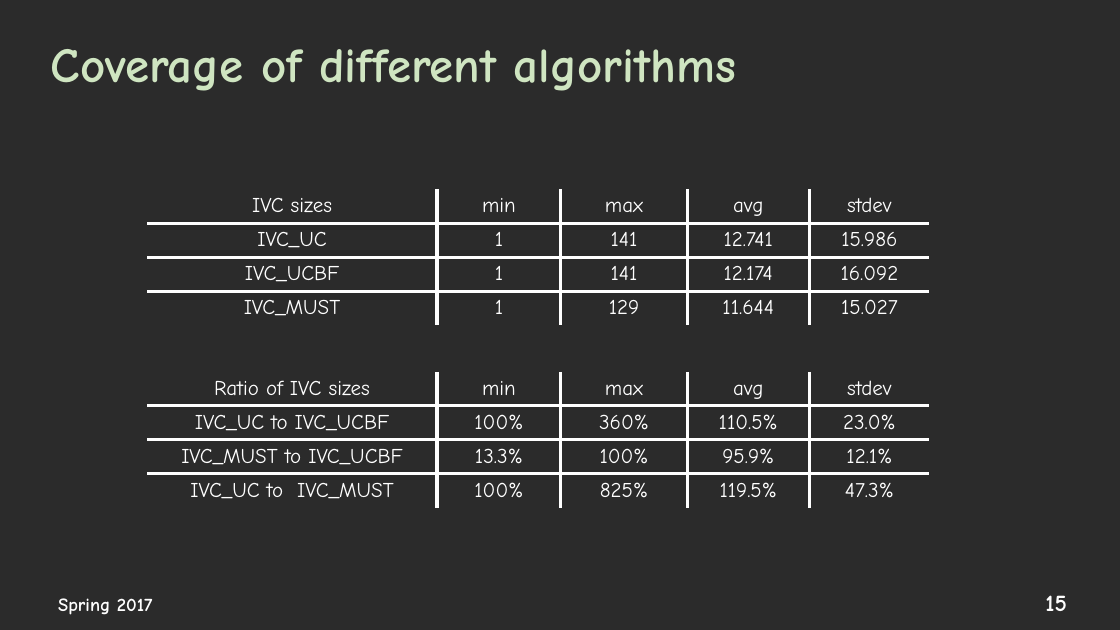
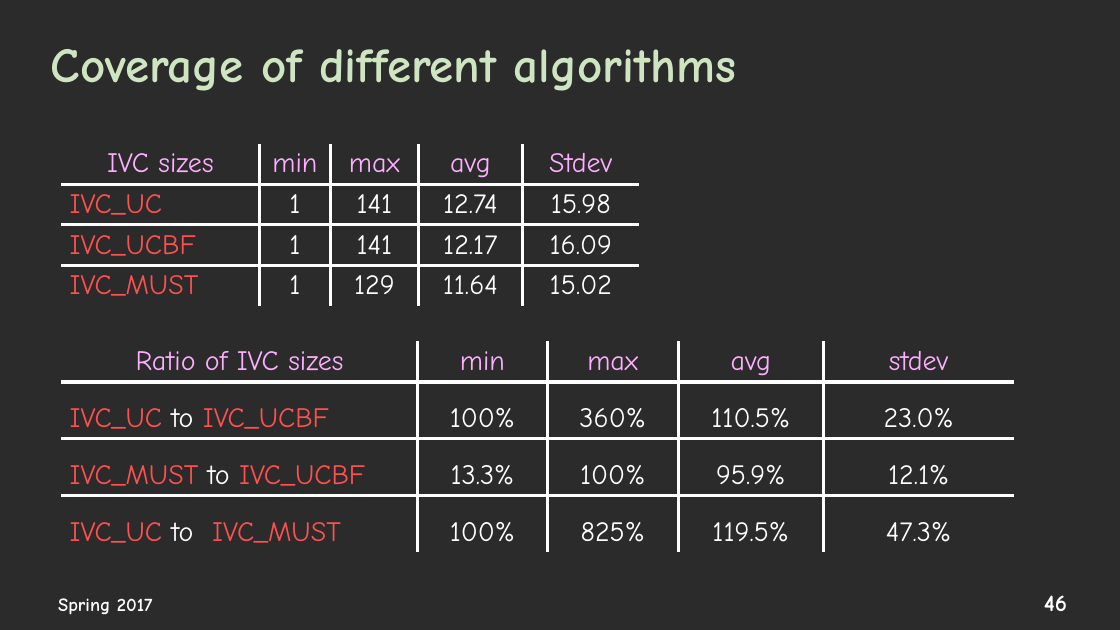
Before and after one commit to elaghs/Working, a slide deck: slide 46 of presentations/WPE_coverage.pptx (slide 15 before the commit). Drawn at 1120x630 pixels with LibreOffice and Linux fonts; fonts in the diff are those of the drawing; background and template pictures are left out; a plain dark background stands for a picture behind light text. Boxes give left, top, right and bottom in pixels: in the first picture for what was removed or moved away, otherwise in the second. Text is boxed around its words. In the diff, an @@ line names an element or a change of style, - is before the commit and + after.

```diff
--- a/presentations/WPE_coverage.pptx
+++ b/presentations/WPE_coverage.pptx
@@ table at bbox=[61, 144, 640, 312] @@
-row 1, column 5: stdev
+row 1, column 5: Stdev
-row 2, column 4: 12.741
+row 2, column 4: 12.74
-row 2, column 5: 15.986
+row 2, column 5: 15.98
-row 3, column 4: 12.174
+row 3, column 4: 12.17
-row 3, column 5: 16.092
+row 3, column 5: 16.09
-row 4, column 4: 11.644
+row 4, column 4: 11.64
-row 4, column 5: 15.027
+row 4, column 5: 15.02
@@ size 18 to 24 pt in "IVC sizes", "min", "max", "avg" and 9 more places @@
@@ text colour #FFFFFF to #FFAFFF in "IVC sizes", "min", "max", "avg" @@
@@ text colour #FFFFFF to #FF5050 in "IVC_UC", "IVC_UCBF", "IVC_MUST" @@
@@ alignment centre to left @@
@@ table: place and size @@
-table at bbox=[147, 189, 930, 325]
+table at bbox=[61, 144, 640, 312]
@@ table at bbox=[61, 341, 1014, 560] @@
@@ size 18 to 24 pt @@
@@ text colour #FFFFFF to #FFAFFF in "Ratio of IVC sizes", "min", "max", "avg" and 1 more places @@
@@ text colour #FFFFFF to #FF5050 in "IVC_UC IVC_UCBF", "IVC_MUST IVC_UCBF", "IVC_UC IVC_MUST" @@
@@ alignment centre to left @@
@@ line spacing 1 to 1.5 @@
@@ table: place and size @@
-table at bbox=[147, 372, 930, 508]
+table at bbox=[61, 341, 1014, 560]
@@ page number at bbox=[1044, 595, 1067, 611]: text changed @@
-15
+46
```
Also in this commit, not shown: 13 other slides changed, 24 slides added, 4 slides removed, 3 other files.
